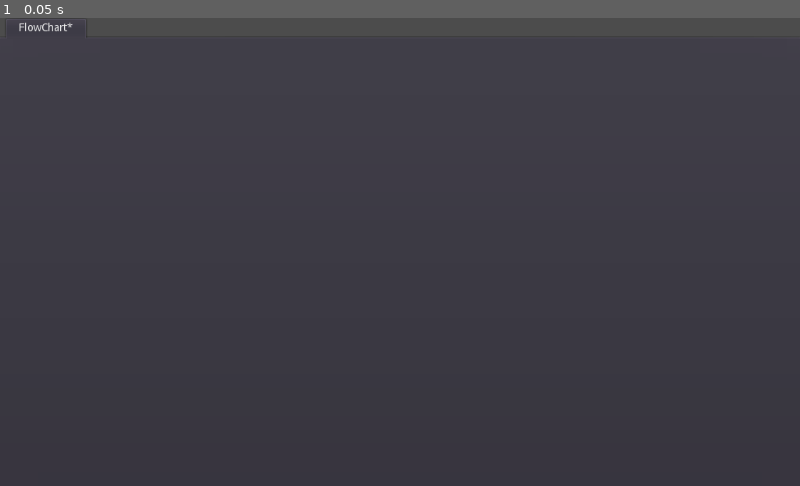
Above: before the commit, frame 1.
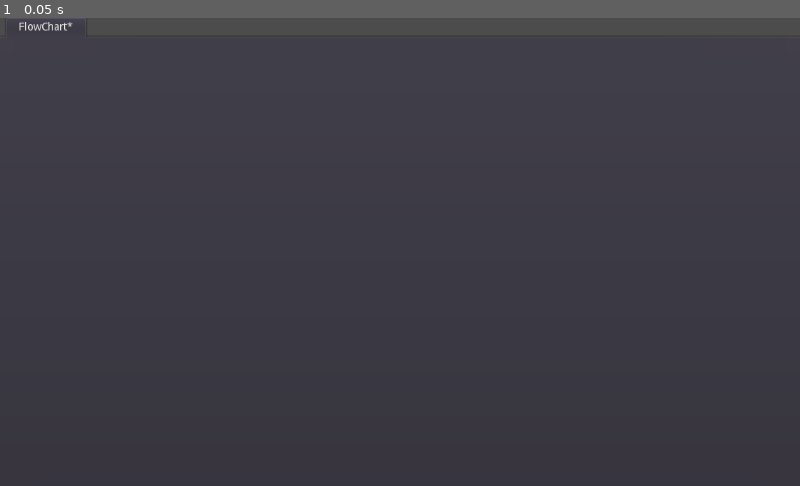
Above: after the commit, the same moment.

Repository: Arrow-x/Mushroom-Dialogs-System
Game: Godot game, scene res://DialogManager/Editor/Editor.tscn
Two runs of this game, one before a commit and one after it. Both use one fixed random seed, a clock stepped at 60 frames per second and the inputs below.
Inputs:
- Up to frame 1 (0.05 s): no input

The runs differ from the first frame. In frame 1, less than 0.1% of the frame differs, in the area x 0-11%, y 0-3%.

Commit message:
Block flow Update Logic
The relevant nodes (that have the block that will be connected) will
update the connections using the sent fork as a key

Diff:
--- a/DialogSystem/DialogManager/Editor/Commands/ForkControl.gd
+++ b/DialogSystem/DialogManager/Editor/Commands/ForkControl.gd
@@ -32,4 +32,5 @@
 
 
 func _on_connecting(rec, sender) -> void:
-	graph.connect_blocks(rec, sender, current_fork)
+	# graph.connect_blocks(rec, sender, current_fork)
+	graph.update_block_flow(sender, current_fork)
--- a/DialogSystem/DialogManager/Editor/Editor.tscn
+++ b/DialogSystem/DialogManager/Editor/Editor.tscn
@@ -5,6 +5,8 @@
 [node name="Editor" type="Control"]
 anchor_right = 1.0
 anchor_bottom = 1.0
+margin_top = -1.0
+margin_bottom = -1.0
 script = ExtResource( 1 )
 
 [node name="FlowChartTabs" type="TabContainer" parent="."]
--- a/DialogSystem/DialogManager/Editor/GraphEdit.gd
+++ b/DialogSystem/DialogManager/Editor/GraphEdit.gd
@@ -47,6 +47,31 @@
 	add_block(new_title)
 
 
+func update_block_flow(sender, fork) -> void:
+	#get the sender node name, the fork's port, an array of aall the reciverss, the fork's prot on them and pass them to disconnect_node
+	var sed: String
+	var sed_i: int
+
+	for i_gnode in get_children():
+		if i_gnode is GraphNode:
+			var i_gnode_block: block = i_gnode.get_meta("block")
+			if i_gnode_block == sender:
+				sed = i_gnode.title
+				sed_i = i_gnode.outputs.find(fork)
+				break
+
+	for i_gnode in get_children():
+		if i_gnode is GraphNode:
+			if i_gnode.inputs.find(fork) != -1:
+				disconnect_node(sed, sed_i, i_gnode.title, i_gnode.inputs.find(fork))
+				i_gnode.delete_inputs(fork)
+			if i_gnode.outputs.find(fork) != -1:
+				i_gnode.delete_outputs(fork)
+
+	for c in fork.choices:
+		connect_blocks(c.next_block, sender, fork)
+
+
 func connect_blocks(recivier: block, sender: block, fork: fork_command) -> void:
 	if !types.has(fork):
 		types.append(fork)
@@ -64,6 +89,7 @@
 					cc.rect_min_size = Vector2(10, 10)
 					i.add_child(cc)
 					i.outputs.append(fork)
+					i.c_outputs.append(cc)
 
 				i_sender = i.outputs.find(fork)
 				sender_name = i.name
@@ -77,6 +103,7 @@
 					cc.rect_min_size = Vector2(10, 10)
 					i.add_child(cc)
 					i.inputs.append(fork)
+					i.c_inputs.append(cc)
 
 				i_recivier = i.inputs.find(fork)
 				recivier_name = i.name
--- a/DialogSystem/DialogManager/Editor/GraphNodeScript.gd
+++ b/DialogSystem/DialogManager/Editor/GraphNodeScript.gd
@@ -3,8 +3,11 @@
 signal graph_node_meta
 signal graph_node_dragged
 
-var inputs : Array
-var outputs : Array
+var inputs: Array
+var outputs: Array
+
+var c_inputs: Array
+var c_outputs: Array
 
 
 func _gui_input(event: InputEvent):
@@ -14,3 +17,23 @@
 
 func _on_GraphNode_dragged(_from, to):
 	emit_signal("graph_node_dragged", to, self.title)
+
+
+func delete_inputs(fork: fork_command):
+	while inputs.find(fork) != -1:
+		var idx = inputs.find(fork)
+		set_slot_enabled_left(idx, false)
+		# get_child(idx).queue_free()
+		c_inputs[idx].queue_free()
+		c_inputs.remove(idx)
+		inputs.erase(fork)
+
+
+func delete_outputs(fork: fork_command):
+	while outputs.find(fork) != -1:
+		var idx = outputs.find(fork)
+		set_slot_enabled_right(idx, false)
+		# get_child(idx).queue_free()
+		c_outputs[idx].queue_free()
+		c_outputs.remove(idx)
+		outputs.erase(fork)
